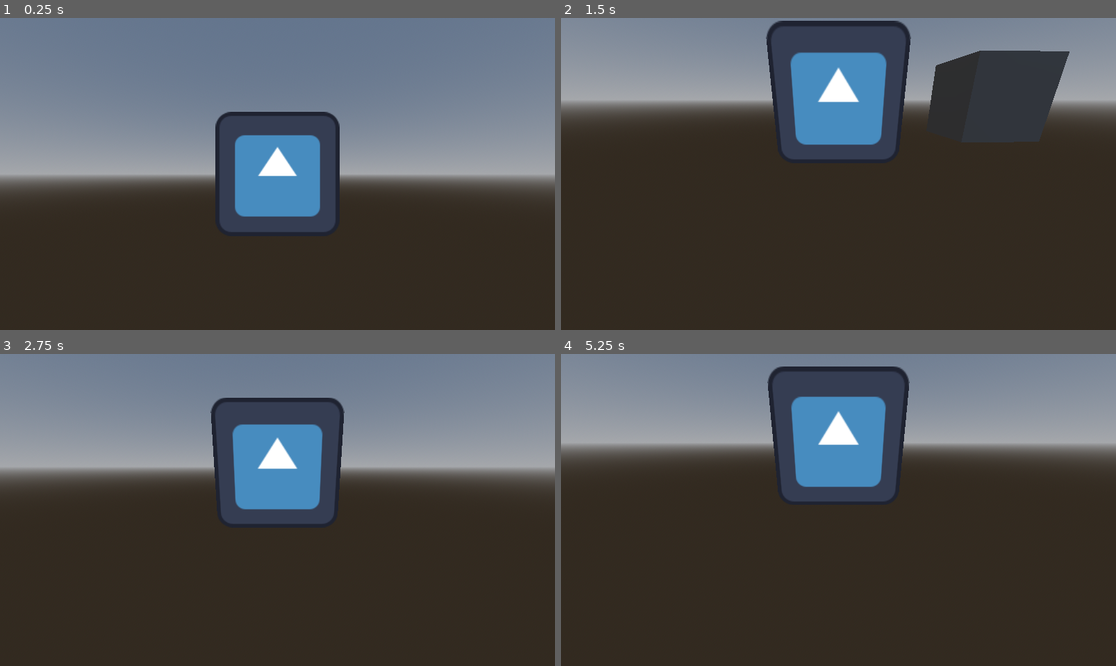
Above: before the commit, frames 1-4 (two rows, left to right).
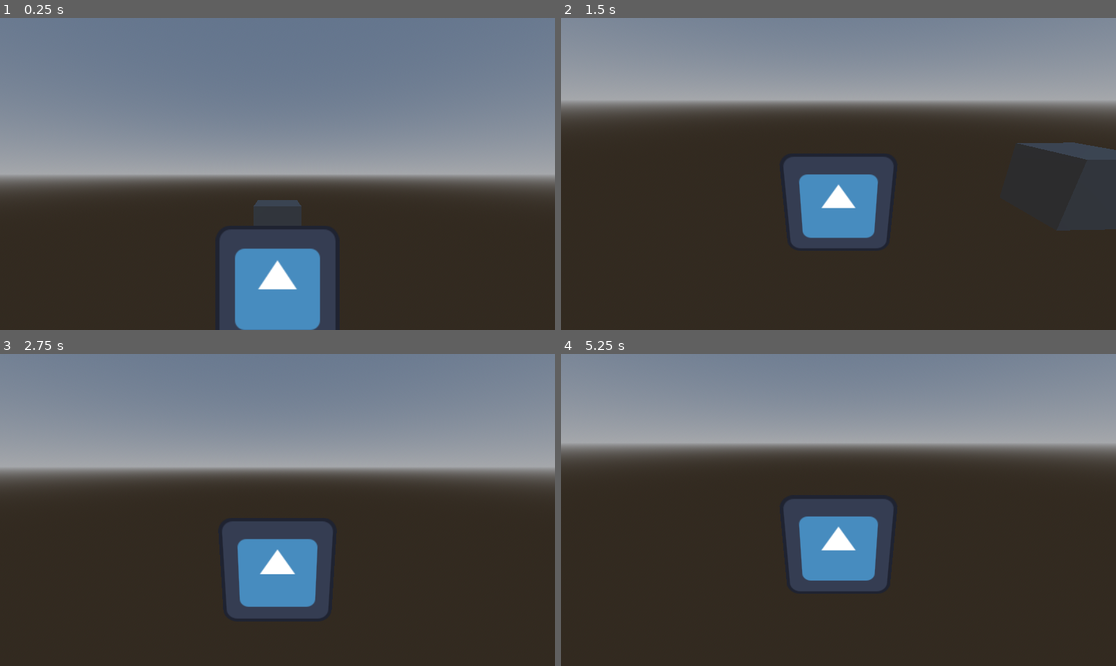
Above: after the commit, the same moments.

Repository: EzmaMeow/The_Rails_Below
Game: Godot game, scene res://Core/Scenes/StartScene.tscn
Same seed, same stepped clock (60 frames per second), same inputs: the game is played once before the commit and once after it. The engine's default icon, where the game draws it, is replaced by a stand-in: a white triangle on a blue panel in a dark square.
Inputs (mouse positions are in pixels of both pictures, inside the frame that each line leads up to):
- Up to frame 1 (0.25 s): no input
- Up to frame 2 (1.5 s): tap Enter at 0.5 s; move the mouse to (960, 158) at 0.52 s; hold D (Right) 0.53-1.28 s; click (960, 158) at 0.67 s; move the mouse to (810, 174) at 1.27 s; hold W (Forward) from 1.28 s (still down)
- Up to frame 3 (2.75 s): keep holding W (Forward); move the mouse to (288, 503) at 2.02 s
- Up to frame 4 (5.25 s): keep holding W (Forward); tap Space at 2.75, 4.25 s; move the mouse to (832, 516) at 2.77 s; tap Enter at 3.5, 5 s; move the mouse to (877, 513) at 3.52 s; move the mouse to (794, 506) at 4.27 s; move the mouse to (844, 510) at 5.02 s

The runs differ from the first frame. In frame 1, 14% of the frame differs, in the area x 38-62%, y 30-100%; in frame 2, 23%, in the area x 36-100%, y 0-74%; in frame 3, 15%; in frame 4, 15%.

Commit message:
Added character state and movement calculation
These are to split the character up, so they can be config in the editor without needing a unique script for each character. Movement also allows changing of the movement logic at runtime if deem necessary.

Diff:
--- /dev/null
+++ b/Characters/Character_Calculations/Scripts/Character_Movement.gd
@@ -0,0 +1,22 @@
+#contains ways to caculate velocity
+#base class only move in the provided direction scaled
+#to the state base_speed if vaild
+class_name Character_Movement extends Resource
+
+func caculate_velocity3D(
+		velocity:Vector3, position:Vector3, delta:float, direction:Vector3 = Vector3(),
+		state:Character_State = null, collision:KinematicCollision3D = null,
+		data:Dictionary = {}
+	) -> Vector3:
+		if (state):
+			return direction * state.base_speed
+		return direction
+
+func caculate_velocity2D(
+		velocity:Vector2, position:Vector2, delta:float, direction:Vector2 = Vector2(),
+		state:Character_State = null, collision:KinematicCollision2D = null,
+		data:Dictionary = {}
+	)-> Vector2:
+		if (state):
+			return direction * state.base_speed
+		return direction
--- /dev/null
+++ b/Characters/Character_States/Scripts/Character_State.gd
@@ -0,0 +1,5 @@
+#contains the bulk stats, infomation, and state of the character
+class_name Character_State extends Resource
+
+#default var are for basic movement cases
+@export var base_speed : float = 10.0
--- a/Characters/Scenes/Player.tscn
+++ b/Characters/Scenes/Player.tscn
@@ -1,6 +1,6 @@
 [gd_scene load_steps=6 format=3 uid="uid://bsytbtrsoilo3"]
 
-[ext_resource type="Script" uid="uid://bs0arnhdfdqi2" path="res://Character/Scripts/Character3D.gd" id="1_hdh21"]
+[ext_resource type="Script" uid="uid://bs0arnhdfdqi2" path="res://Characters/Scripts/Character3D.gd" id="1_hdh21"]
 [ext_resource type="Resource" uid="uid://d4gpjejodtup4" path="res://Controllers/Resources/Player_Controller.tres" id="2_y7pdn"]
 [ext_resource type="Texture2D" uid="uid://b3qyc0gej8mw2" path="res://icon.svg" id="3_hpvg1"]
 
@@ -21,7 +21,7 @@
 texture = ExtResource("3_hpvg1")
 
 [node name="Camera3D" type="Camera3D" parent="."]
-transform = Transform3D(1, 0, 0, 0, 0.99999994, 0, 0, 0, 0.99999994, 0, 0, 2.102)
+transform = Transform3D(1, 0, 0, 0, 1, 0, 0, 0, 1, 0, 1.1721176, 2.102)
 current = true
 
 [node name="MeshInstance3D" type="MeshInstance3D" parent="."]
--- a/Characters/Scripts/Character3D.gd
+++ b/Characters/Scripts/Character3D.gd
@@ -9,6 +9,16 @@
 			controller.client_message_received.disconnect(on_message_received)
 			controller.rotated.disconnect(on_rotated)
 		controller = value
+
+@export var state : Character_State = Character_State.new():
+	set(value):
+		#NOTE: states are base on a static state,
+		#but contains dynamic state as well
+		#so the state may or maynot contain a static state ref to acess
+		#read only value.
+		#in short, the state is a copy of an existing state at this level
+		state = value.duplicate()
+@export var movement : Character_Movement = Character_Movement.new()
 
 @export var speed : float = 8
 
@@ -34,6 +44,9 @@
 
 func _physics_process(_delta: float) -> void:
 	if (controller):
-		velocity = (controller.move_direction) * speed
-		velocity = velocity.rotated(Vector3(0,1,0).normalized(),rotation.y)
-	move_and_slide()
+		if (movement):
+			move_and_slide()
+			velocity = movement.caculate_velocity3D(
+				velocity,position,_delta,controller.move_direction,state,get_last_slide_collision()
+				)
+			velocity = velocity.rotated(Vector3(0,1,0).normalized(),rotation.y)
--- a/Core/Scenes/StartScene.tscn
+++ b/Core/Scenes/StartScene.tscn
@@ -1,6 +1,6 @@
 [gd_scene load_steps=6 format=3 uid="uid://canjrfuduiiu1"]
 
-[ext_resource type="PackedScene" uid="uid://bsytbtrsoilo3" path="res://Character/Scenes/Player.tscn" id="1_kgr87"]
+[ext_resource type="PackedScene" uid="uid://bsytbtrsoilo3" path="res://Characters/Scenes/Player.tscn" id="1_kgr87"]
 
 [sub_resource type="ProceduralSkyMaterial" id="ProceduralSkyMaterial_kgr87"]
 
Not shown, added: Characters/Character_Calculations/Scripts/Character_Movement.gd.uid
Not shown, added: Characters/Character_States/Scripts/Character_State.gd.uid
